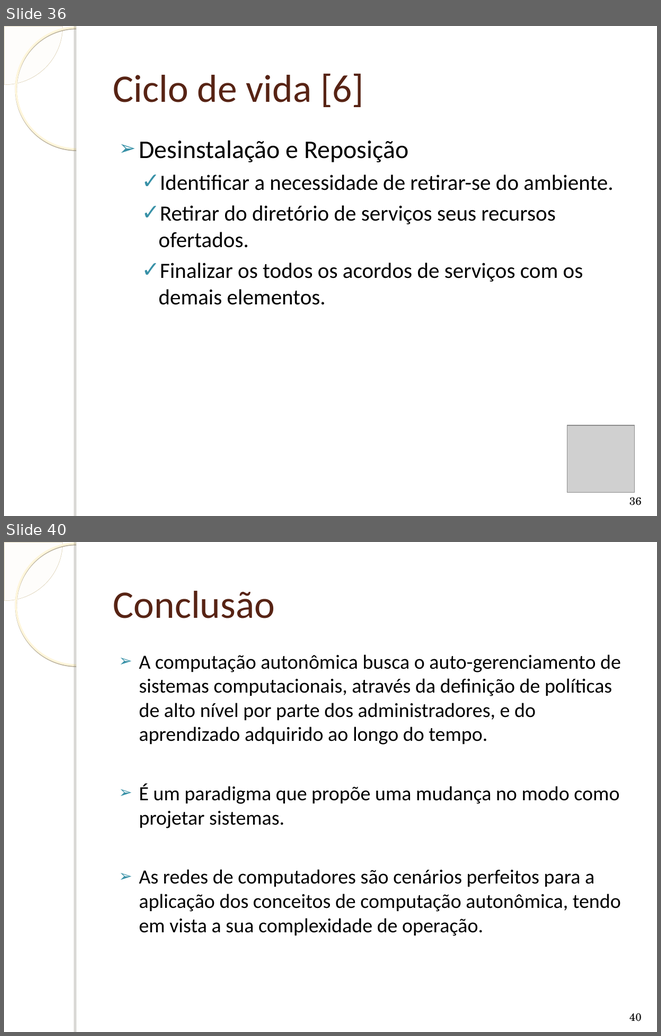
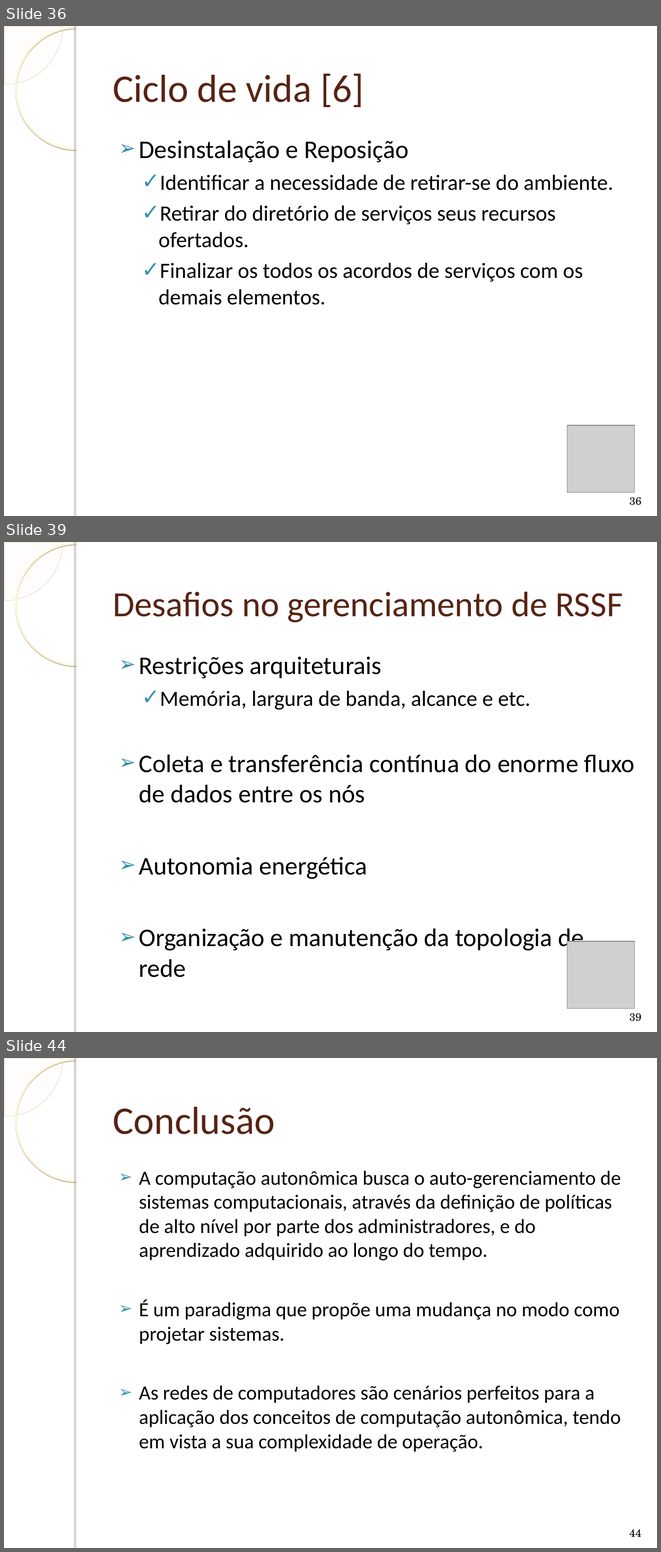
Before and after one commit to humbertogaliza/relatorio-mob655, a slide deck: Apresentação Redes Autonômicas.ppt. Shown one above the other, each under a label of ours: slides 36 and 40 before the commit, slides 36, 39 and 44 after it; the slides between them are not shown. The pictures are 661x1036 and 661x1552 pixels, drawn with LibreOffice and Linux fonts; fonts in the diff are those of the drawing; grey boxes stand for pictures; background and template pictures are left out. Boxes give left, top, right and bottom in pixels: in the first picture for what was removed or moved away, otherwise in the second. Text is boxed around its words. In the diff, an @@ line names an element or a change of style, - is before the commit and + after.

```diff
--- a/Apresentação Redes Autonômicas.ppt
+++ b/Apresentação Redes Autonômicas.ppt
@@ slide 39 added at [4,542,657,1032], background picture (left out); not listed: 4 template elements that a slide beside it also shows @@
@@ title added at [113,591,623,623], 39 pt, text #572314 @@
+Desafios no gerenciamento de RSSF
@@ text added at [139,656,635,977], 28 pt, text #000000 @@
+➢ Restrições arquiteturais
+  ✓ Memória, largura de banda, alcance e etc.
+➢ Coleta e transferência contínua do enorme fluxo de dados entre os nós
+➢ Autonomia energética
+➢ Organização e manutenção da topologia de rede
@@ picture added at [567,941,634,1007] @@
@@ page number added at [629,1013,642,1021], 12 pt, text #000000 @@
+39
@@ what was slide 40 is now slide 44 @@
@@ page number at [629,1529,642,1537]: text changed @@
-40
+44
```
Also in this commit, not shown: 6 slides changed, 4 other slides added, 1 slide removed, 1 other file.
